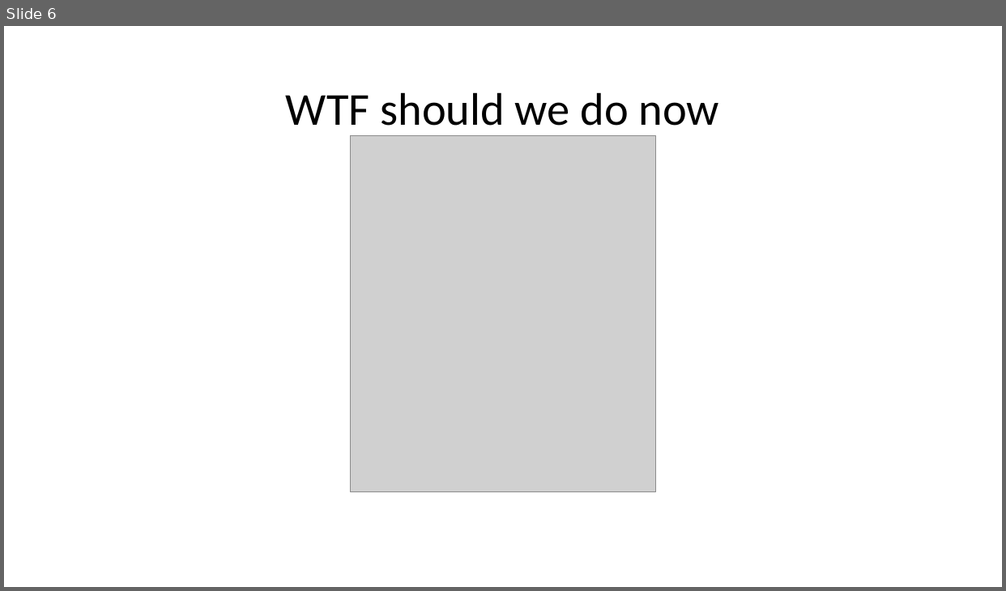
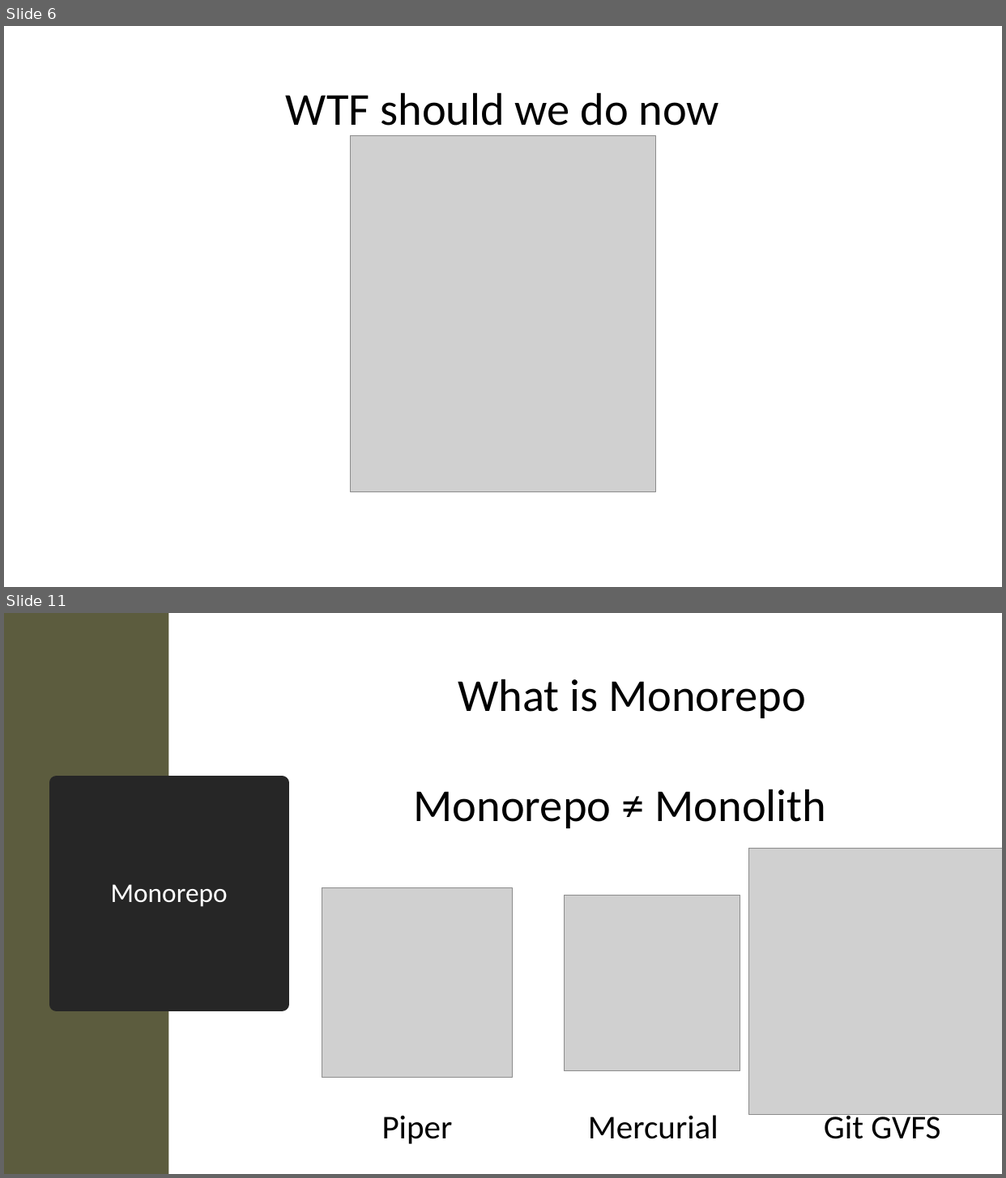
Before and after one commit to Xapuu/programingStuff, a slide deck: ngMeetup.pptx. Shown one above the other, each under a label of ours: slide 6 before the commit, slides 6 and 11 after it; the slides between them are not shown. The pictures are 1006x591 and 1006x1178 pixels, drawn with LibreOffice and Linux fonts; fonts in the diff are those of the drawing; grey boxes stand for pictures. Boxes give left, top, right and bottom in pixels: in the first picture for what was removed or moved away, otherwise in the second. Text is boxed around its words. In the diff, an @@ line names an element or a change of style, - is before the commit and + after.

```diff
--- a/ngMeetup.pptx
+++ b/ngMeetup.pptx
@@ slide 11 added at [4, 613, 1002, 1174], background #FFFFFF @@
@@ rectangle added at [4, 613, 168, 1174], fill #5C5C3E @@
@@ text added at [458, 679, 806, 718], 44 pt, text #000000 @@
+What is Monorepo
@@ title added at [57, 783, 282, 1004], fill #262626, outline #262626 13.75 pt, 26 pt, text #FFFFFF @@
+Monorepo
@@ text added at [414, 789, 826, 828], 44 pt, text #000000 @@
+Monorepo ≠ Monolith
@@ picture added at [749, 848, 1002, 1114] @@
@@ picture added at [322, 888, 513, 1078] @@
@@ picture added at [564, 896, 740, 1072] @@
@@ text added at [382, 1115, 453, 1144], 32 pt, text #000000 @@
+Piper
@@ text added at [588, 1115, 718, 1139], 32 pt, text #000000 @@
+Mercurial
@@ text added at [824, 1111, 940, 1139], 32 pt, text #000000 @@
+Git GVFS
```
Also in this commit, not shown: 1 slide changed, 5 other slides added, 3 slides removed, 1 other file.
